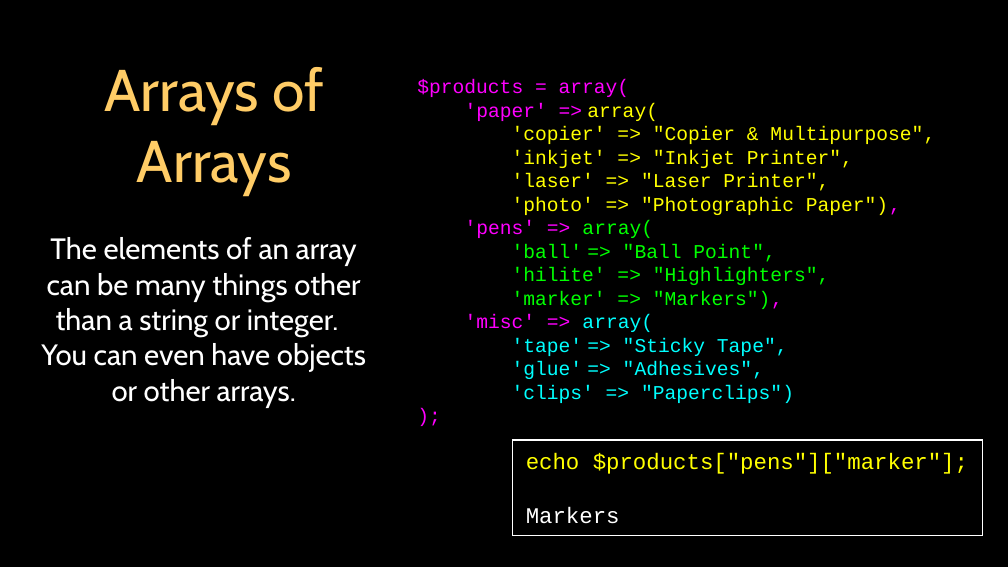
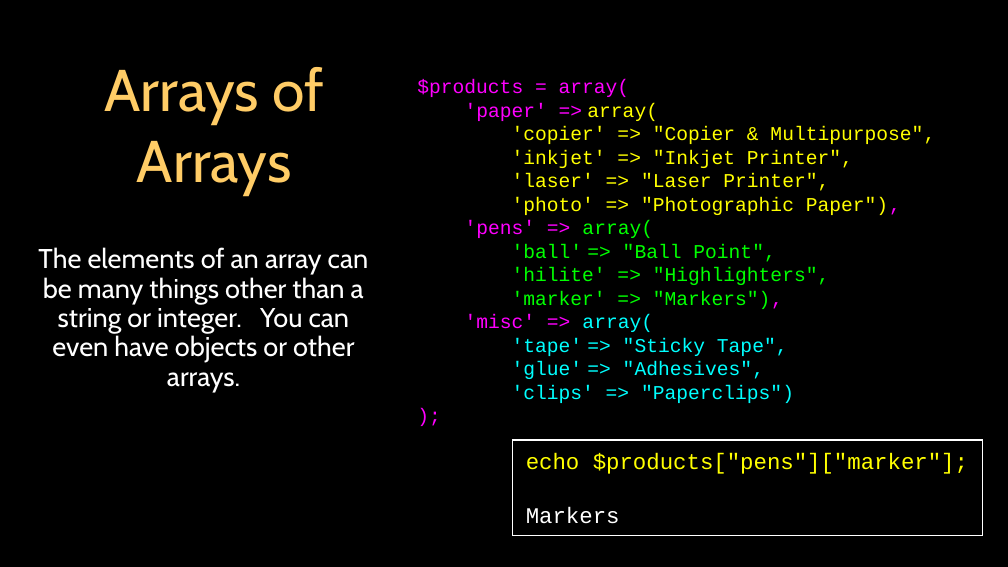
Before and after one commit to csev/wa4e, a slide deck: slide 14 of lectures/PHP-02-Arrays.ppt. Drawn at 1008x567 pixels with LibreOffice and Linux fonts; fonts in the diff are those of the drawing. Boxes give left, top, right and bottom in pixels: in the first picture for what was removed or moved away, otherwise in the second. Text is boxed around its words. In the diff, an @@ line names an element or a change of style, - is before the commit and + after.

```diff
--- a/lectures/PHP-02-Arrays.ppt
+++ b/lectures/PHP-02-Arrays.ppt
@@ text "The elements of an array ..." at [38, 247, 369, 392]: size 21 to 19.4 pt; line spacing 1 to 0.9 @@
```
Also in this commit, not shown: 2 other slides changed.
